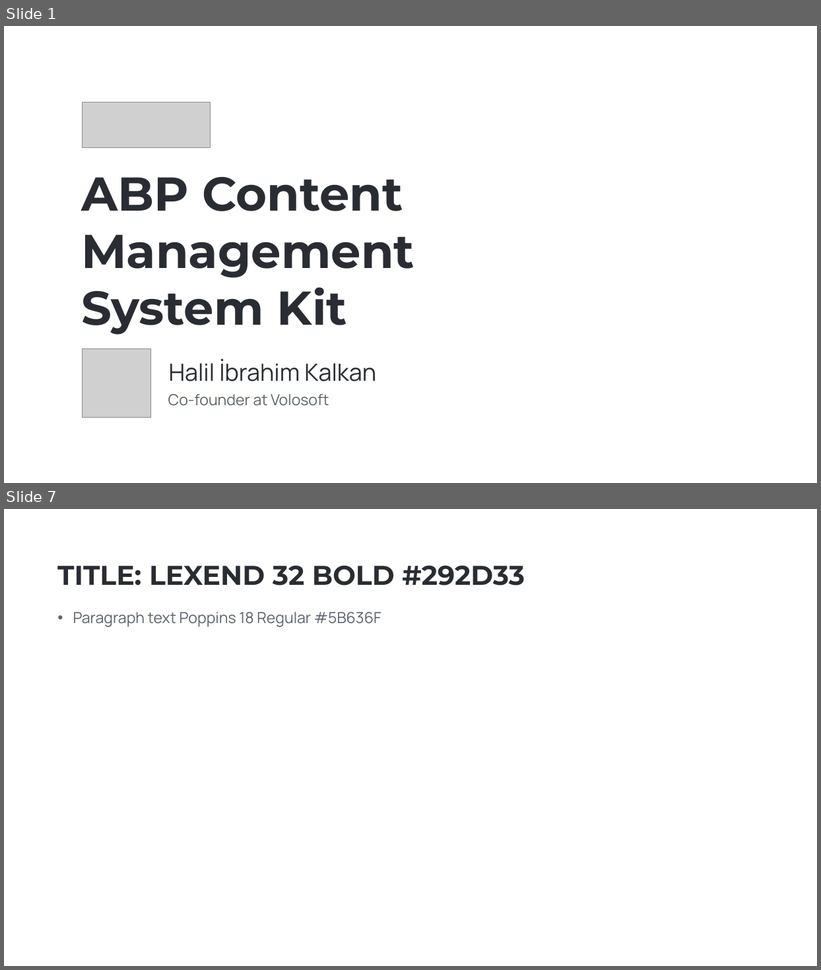
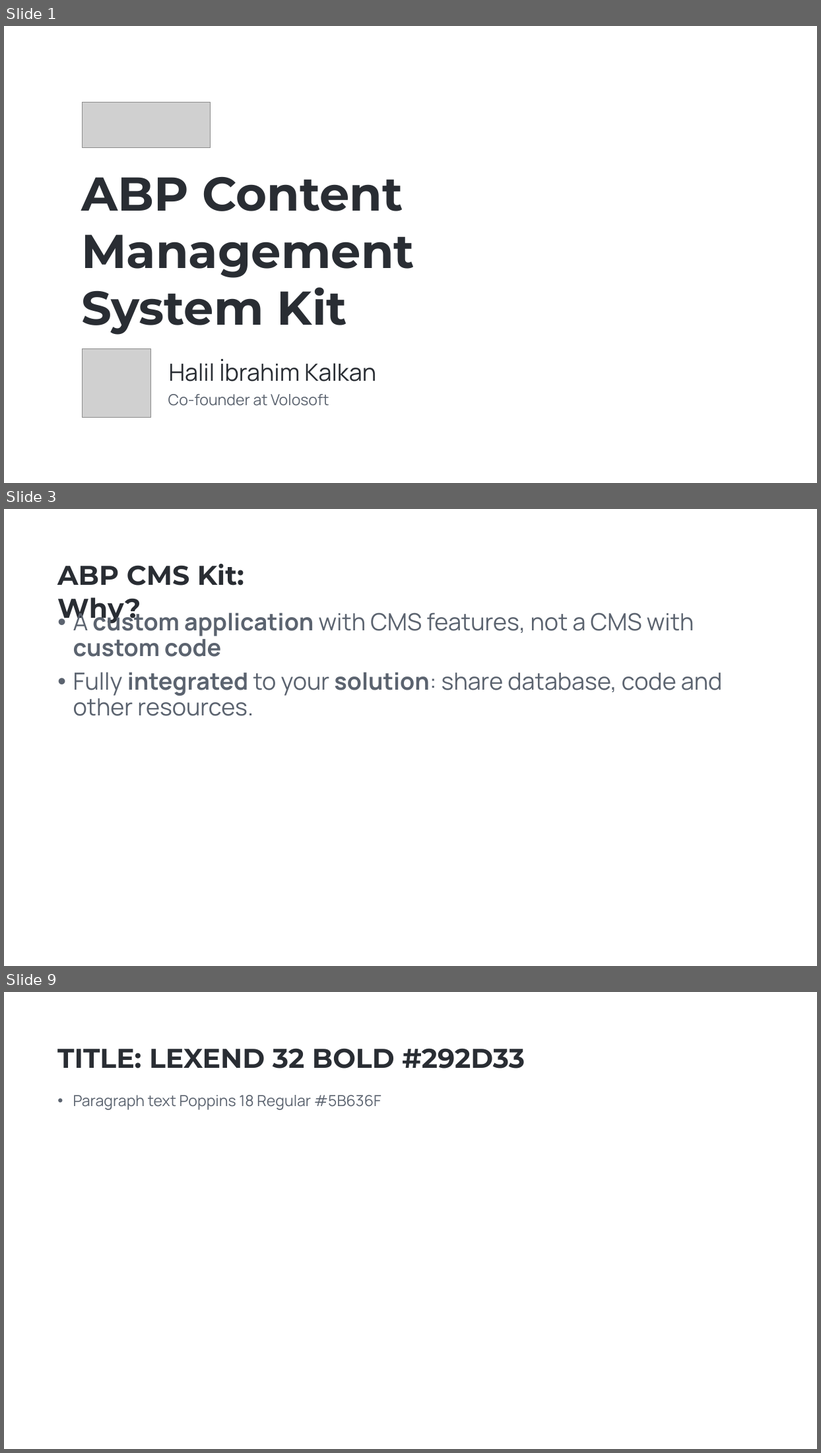
Before and after one commit to hikalkan/presentations, a slide deck: 2023-09-28 ABP CMS Kit/ABP CMS Kit.pptx. Shown one above the other, each under a label of ours: slides 1 and 7 before the commit, slides 1, 3 and 9 after it; the slides between them are not shown. The pictures are 821x970 and 821x1453 pixels, drawn with LibreOffice and Linux fonts; fonts in the diff are those of the drawing; grey boxes stand for pictures; background and template pictures are left out. Boxes give left, top, right and bottom in pixels: in the first picture for what was removed or moved away, otherwise in the second. Text is boxed around its words. In the diff, an @@ line names an element or a change of style, - is before the commit and + after.

```diff
--- a/2023-09-28 ABP CMS Kit/ABP CMS Kit.pptx
+++ b/2023-09-28 ABP CMS Kit/ABP CMS Kit.pptx
@@ slide 3 added at (x1=4, y1=509, x2=817, y2=966), background picture (left out) @@
@@ text added at (x1=57, y1=564, x2=244, y2=625), 32 pt, text #292D33, bold @@
+ABP CMS Kit: Why?
@@ text added at (x1=73, y1=608, x2=722, y2=716), 28 pt, text #5B636F @@
+• A custom application with CMS features, not a CMS with custom code
+• Fully integrated to your solution: share database, code and other resources.
@@ what was slide 7 is now slide 9 @@
```
Also in this commit, not shown: 6 other slides added, 2 slides removed.
